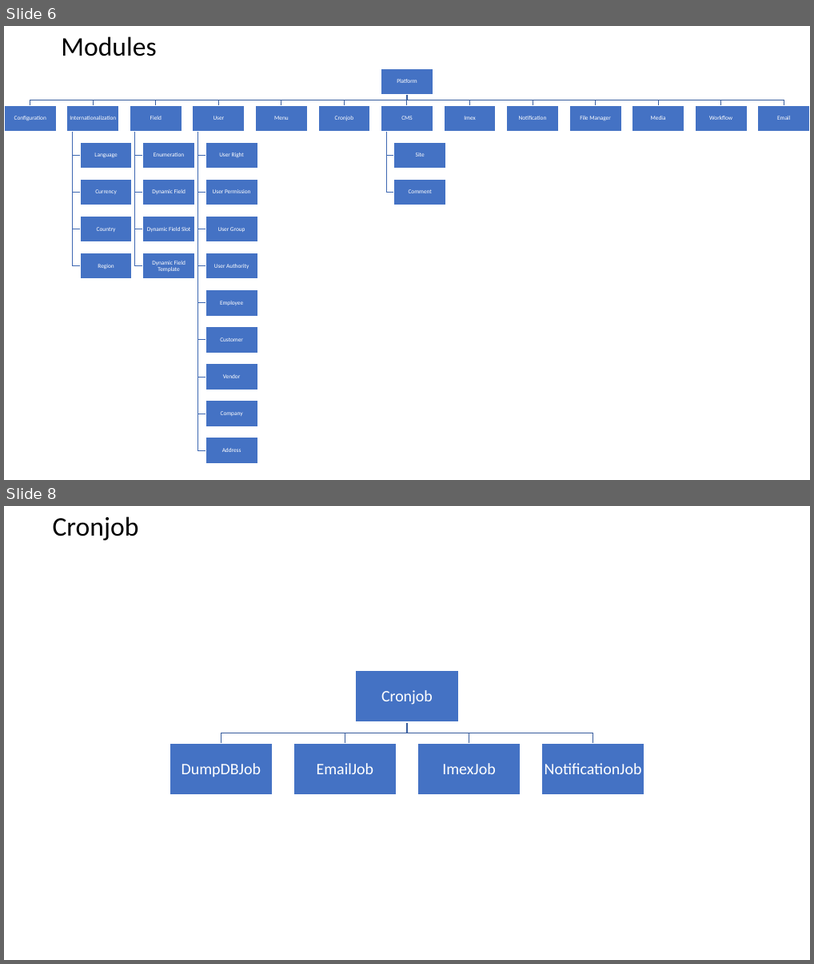
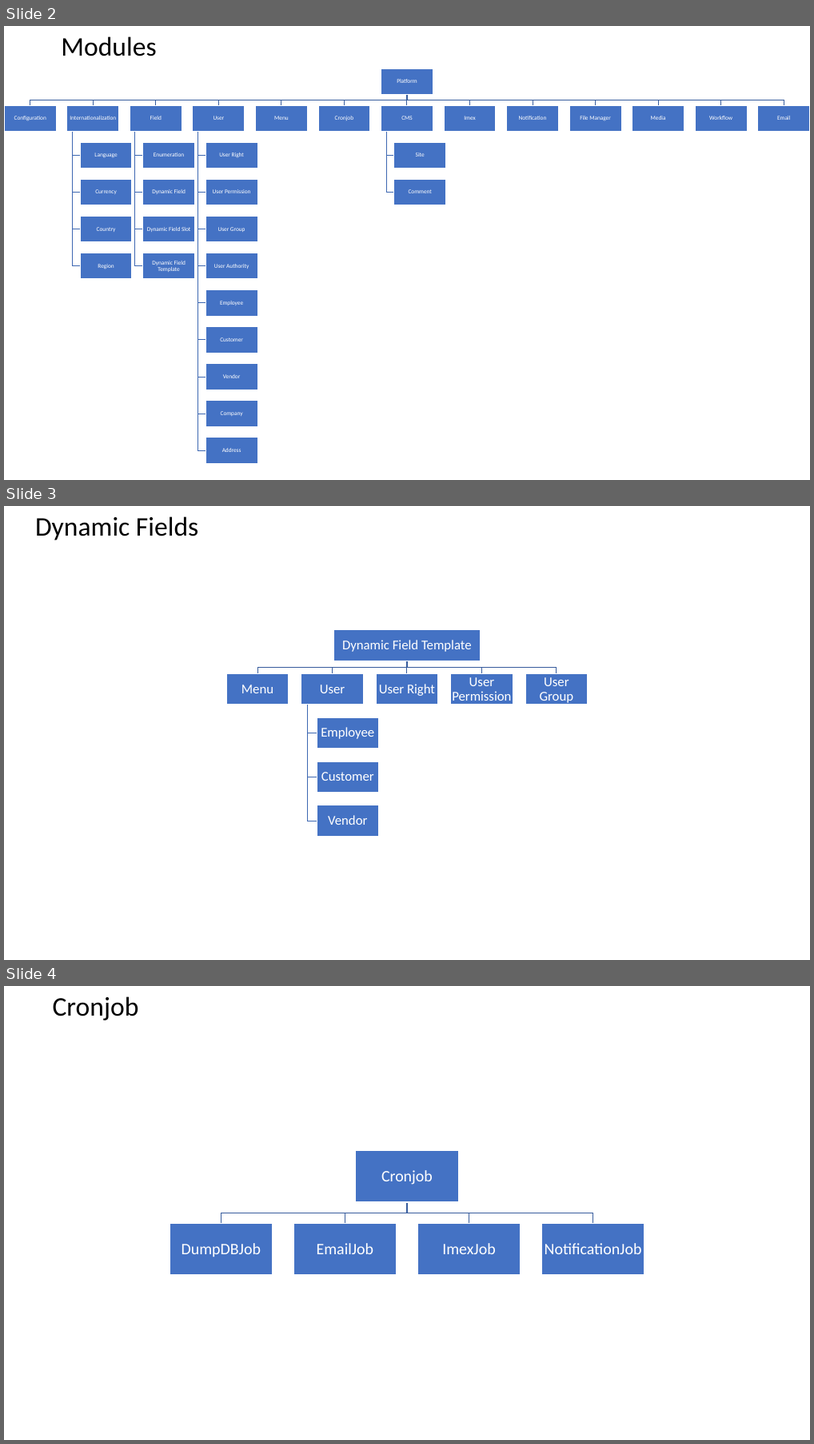
Before and after one commit to williamtanws/beanframework, a slide deck: Architecture.pptx. Shown one above the other, each under a label of ours: slides 6 and 8 before the commit, slides 2, 3 and 4 after it; the slides between them are not shown. The pictures are 814x964 and 814x1444 pixels, drawn with LibreOffice and Linux fonts; fonts in the diff are those of the drawing. Boxes give left, top, right and bottom in pixels: in the first picture for what was removed or moved away, otherwise in the second. Text is boxed around its words. In the diff, an @@ line names an element or a change of style, - is before the commit and + after.

```diff
--- a/Architecture.pptx
+++ b/Architecture.pptx
@@ slide 3 added at [4, 506, 810, 960], background #FFFFFF @@
@@ text added at [35, 516, 198, 540], 32 pt, text #000000 @@
+Dynamic Fields
@@ group added at [226, 629, 588, 836]: 9 rectangles, 9 texts, 8 freeform shapes @@
+Dynamic Field Template
+Menu
+User
+Employee
+Customer
+Vendor
+User Right
+User Permission
+User Group
@@ what was slide 6 is now slide 2 @@
@@ what was slide 8 is now slide 4 @@
```
Also in this commit, not shown: 1 slide changed.
